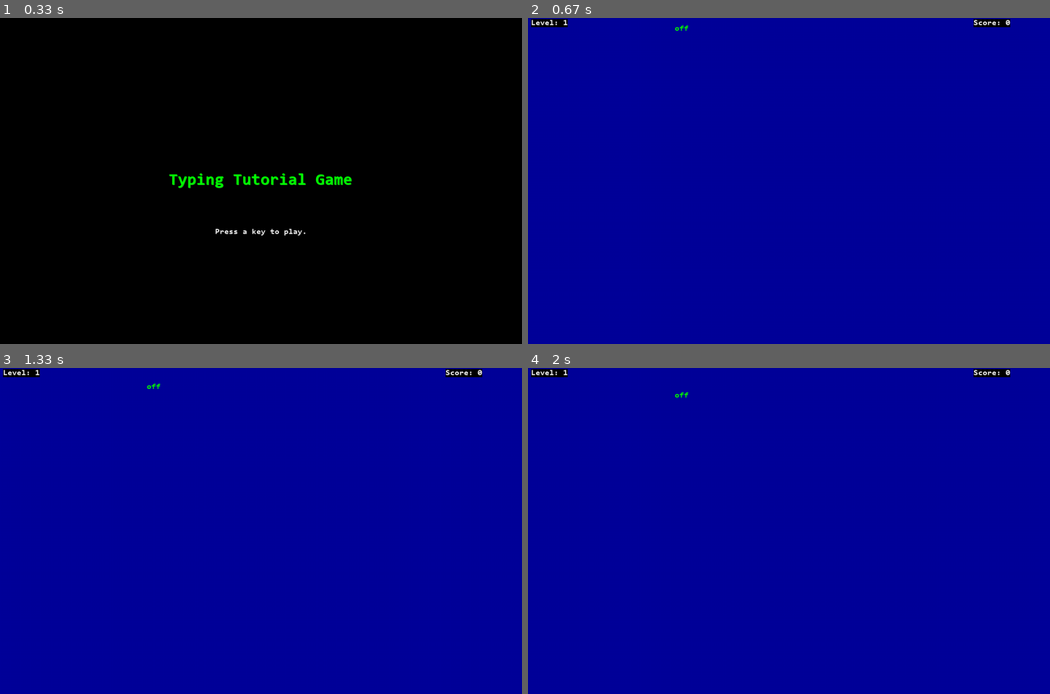
Above: before the commit, frames 1-4 (two rows, left to right).
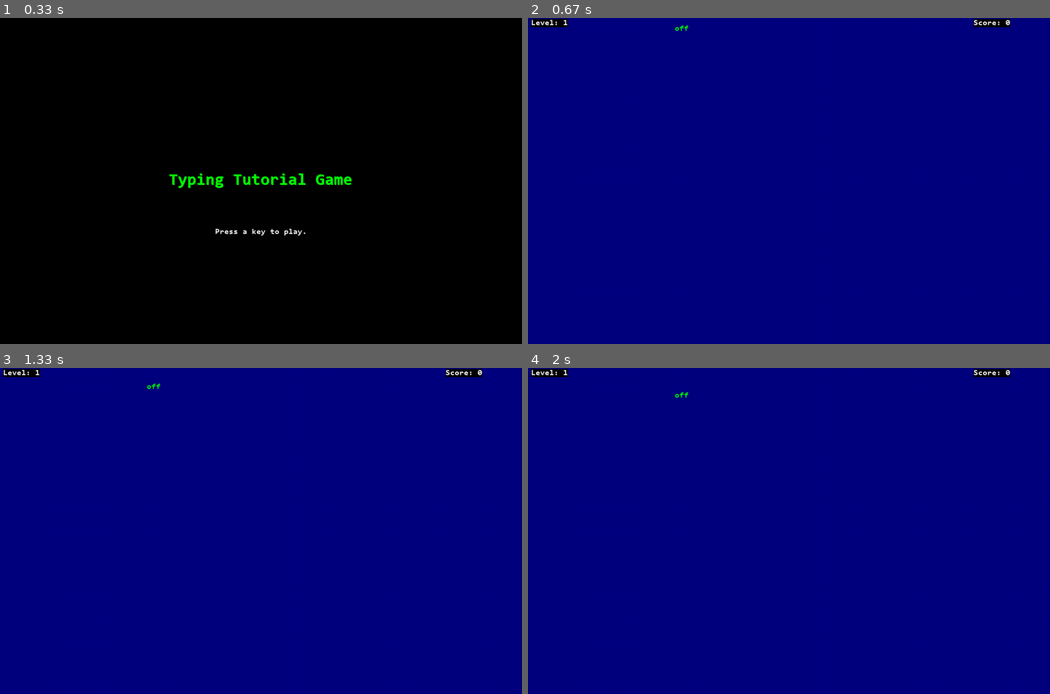
Above: after the commit, the same moments.

Repository: arynchoong/TypingTutorGame
Game: pygame game, started from python/src/game.py
The game is run twice, just before and just after one commit, with the same random seed, the same clock (stepped at 60 frames per second) and the same inputs.
Inputs:
- Up to frame 1 (0.33 s): no input
- Up to frame 2 (0.67 s): tap Enter at 0.33 s
- Up to frame 3 (1.33 s): tap Space at 0.67 s
- Up to frame 4 (2 s): no input

Frame 1 is identical in both runs. In frame 2, 100% of the frame differs, in the area x 0-100%, y 0-100%; in frame 3, 100%; in frame 4, 100%.

Commit message:
Add speed on level up. Fixed bugs.
- Wait added after gameplay before get key on main screen.
- clear typing flag if word hit bottom before finish typing

Diff:
--- a/python/src/game.py
+++ b/python/src/game.py
@@ -20,7 +20,7 @@
 LIGHTRED    = (175,  20,  20)
 GREEN       = (  0, 255,   0)
 SHADOWGREEN  = ( 20, 175,  20)
-BLUE        = (  0,   0, 155)
+BLUE        = (  0,   0, 128)
 
 RESFOLDER = '../../res/'
 
@@ -38,6 +38,7 @@
         self.fps = 25
         self.fpsclock = pygame.time.Clock()
         self.add_timeout = 2000 # start with 2 seconds
+        self.ydelta = 1
         self.levels = 30 # number of levels in the game
         self.wordlist = self.init_words()
         self.levelwordcount = 200
@@ -61,14 +62,20 @@
         pygame.display.set_caption('Typing Tutorial Game')
         self._running = True
 
-    def on_event(self, event):
-        if event.type == QUIT:
-            self._running = False
-        elif event.type == KEYUP:
-            if event.key == K_ESCAPE:
+    def check_events(self):
+        # returns last event key
+        ret = None
+        for event in pygame.event.get():
+            if event.type == QUIT:
                 self._running = False
-            else:
-                self.state = PLAYING
+            if event.type == KEYUP:
+                if event.key == K_ESCAPE:
+                    self._running = False
+                    self.state = GAMEOVER
+                else:
+                    self.state = PLAYING
+                ret = event.key
+        return ret
 
     def on_loop(self):
         if (self.state == PLAYING):
@@ -76,7 +83,7 @@
             self.run_game()
         return
 
-    def on_render(self, score=0):
+    def render_screen(self, score=0):
         # start screen / score screen
         self._display_surf.fill(BLACK)
         if self.state == START:
@@ -105,8 +112,9 @@
         pressKeyRect.center = (int(self.width / 2), int(self.height / 2) + 100)
         self._display_surf.blit(pressKeySurf, pressKeyRect)
 
-        pygame.display.flip()
-        self.fpsclock.tick()
+        while self.check_events() == None:
+            pygame.display.flip()
+            self.fpsclock.tick()
         return
 
     def on_cleanup(self):
@@ -117,10 +125,8 @@
             self._running = False
 
         while( self._running ):
-            for event in pygame.event.get():
-                self.on_event(event)
             self.on_loop()
-            self.on_render()
+            self.render_screen()
         self.on_cleanup()
 
     def init_words(self):
@@ -148,6 +154,9 @@
     def run_game(self):
         self.level = 1
         self.score = 0
+        self.fps = 25
+        self.ydelta = 1
+        self.add_timeout = 2000
         while(self.state != GAMEOVER):
             self.set_level_words(self.level)
             self.words = Words(self.levelwords)
@@ -160,17 +169,25 @@
                 self.game_loop()
                 self.game_render()
                 self.fpsclock.tick(self.fps)
-            for event in pygame.event.get():
-                self.on_event(event)
-            self.on_render()
-            self.fpsclock.tick()
+            # add delay and clear event queue from game
+            pygame.time.wait(100)
+            pygame.event.clear()
+            while (self.state == SCORE):
+                self.render_screen()
         return
 
     def game_loop(self):
-        self.words.move()
+        self.words.move(self.ydelta)
         if self.words.isEmpty():
+            # level up
             self.level += 1
             self.state = SCORE
+            if self.fps < 60:
+                self.fps += 25
+            else:
+                self.ydelta +=1
+            if self.add_timeout > 900:
+                self.add_timeout -= 100
         elif not self.words.game_words:
             self.words.add_word()
             self.last_add = pygame.time.get_ticks()
@@ -231,9 +248,9 @@
     def game_event(self, event):
         if event.type == QUIT:
             self._running = False
-        elif event.type == TEXTINPUT:
+        if event.type == TEXTINPUT:
             self.keyhit = event.text
-        elif event.type == KEYUP:
+        if event.type == KEYUP:
             if event.key == K_ESCAPE:
                 self.state = GAMEOVER
 
@@ -250,6 +267,8 @@
                     else:
                         word.typed_reset()
                         self.typingflag = False
+            if all(w.typedidx < 0 for w in self.words.game_words):
+                self.typingflag = False
         else:
             for word in self.words.game_words:
                 if word.text[0] == self.keyhit:
--- a/python/src/words.py
+++ b/python/src/words.py
@@ -59,9 +59,9 @@
 class Words:
     def __init__(self, wordlist=None, max_x=1000, font_size=16):
         if wordlist == None:
-            self.wordlist = ['a','b','c','d','e','f','g','h','i','j','k','l',
-                             'm','n','o','p','q','r','s','t','u','v','x','y',
-                             'z']
+            self.wordlist = ['a','b','c','d','e','f','g','h','i','j','k',
+                             'l','m','n','o','p','q','r','s','t','u','v',
+                             'x','y','z']
             random.shuffle(self.wordlist)
         else:
             self.wordlist = wordlist
@@ -80,11 +80,11 @@
             self.game_words.append(word)
             return True
 
-    def move(self):
+    def move(self, delta):
         if not self.game_words:
             return
         for word in self.game_words:
-            word.move(1)
+            word.move(delta)
             if word.y >= BOUNDY:
                 word.set_remove()
         self.cleanup()
